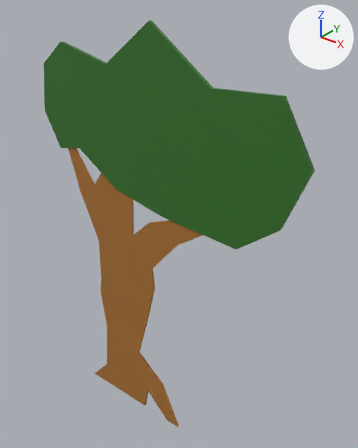
An edit to the FBX model Prototype1/Assets/ArtAssets/3DModels/ProtoTree1.fbx, drawn before and after from the same camera.
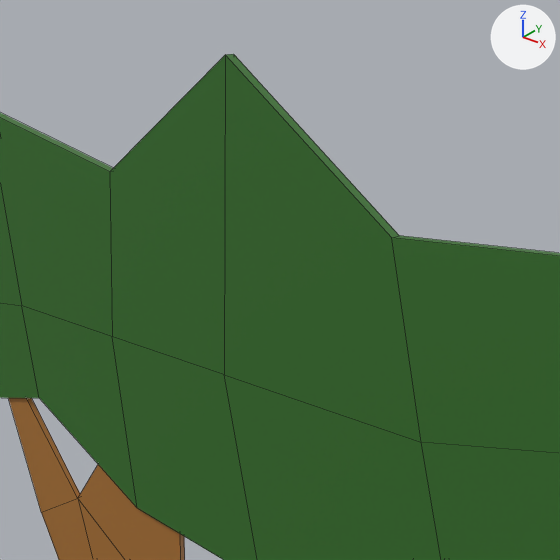
Each version is shown whole from a 50 mm camera at (4.331, -3.516, 4.985) aimed at (1.317, 0.251, 2.65), then close up on the part from 18% to 76% of the width and 0% to 47% of the height. Lighting does not change. The marker at upper right points along +X, +Y and +Z. The close-ups show mesh edges as thin lines. Where no turn or scale is listed for an object, it has been applied to the vertices.

The first close-up shows 'Tree1'.
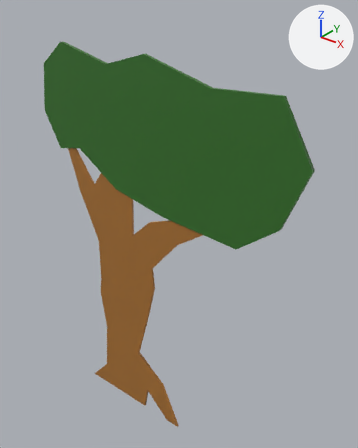
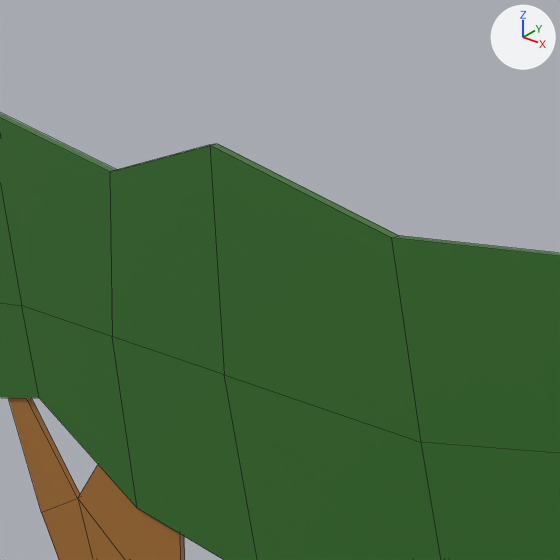
Location of each change, [x1, y1, x2, y2] in pixels of the close-ups (560 x 560 px; the box of a moved part takes in the faces that stretch with it):
'Tree1', reshaped: before [0, 54, 560, 560]; after [0, 113, 560, 560]
part 1 of me_mesh, moved or reshaped: before [110, 54, 421, 442]; after [110, 144, 421, 442]

The change, as a diff of the scene's bpy script:
```diff
--- a/Prototype1/Assets/ArtAssets/3DModels/ProtoTree1.fbx.py
+++ b/Prototype1/Assets/ArtAssets/3DModels/ProtoTree1.fbx.py
@@ me_mesh @@
 me_mesh.from_pydata(...)  # 122 vertices, 118 faces; spans x -0.42..2.87, y -0.01..0.03, z 0.0..4.69
 # used by ob_tree1; location = (0.0, -0.024, 0.0)
-me_mesh.vertices[96].co = (1.21, 0.03, 4.69)  # pixel (233, 54)
-me_mesh.vertices[97].co = (1.21, -0.01, 4.69)  # pixel (225, 54)
+# me_mesh part 1
+me_mesh.vertices[96].co = (1.13, 0.03, 4.41)  # pixel (217, 143)
+me_mesh.vertices[97].co = (1.13, -0.01, 4.41)  # pixel (209, 144)
 me_mesh.materials.append(mat_carriage_horses)
```
